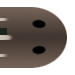
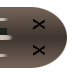
Two versions of the same layered image (75px x 75px). Layer-by-layer changes:
added layer "Right Eye X" above "Left Eye X" over [33, 45, 45, 56]
added layer "Left Eye X" above "Layer 10" over [33, 19, 45, 30]
hid "Layer 10" over [31, 45, 46, 55]
hid "Layer 9" over [31, 19, 46, 29]
